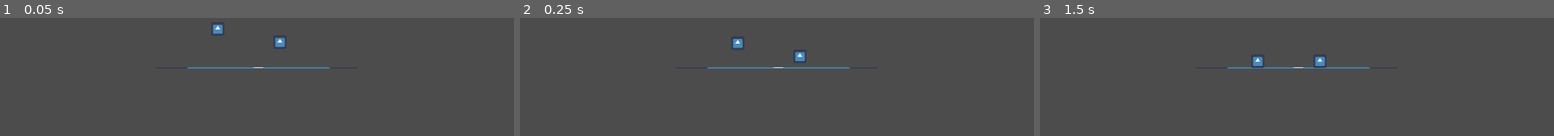
Above: before the commit, frames 1-3 (left to right).
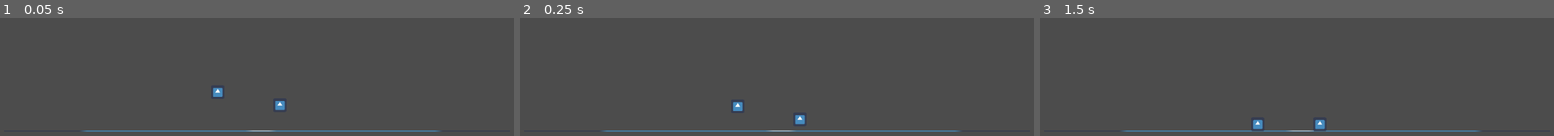
Above: after the commit, the same moments.

Repository: Clockknight/Chrono-Conflict
Game: Godot game, scene res://Scenes/map.tscn
Same seed, same stepped clock (60 frames per second), same inputs: the game is played once before the commit and once after it. The engine's default icon, where the game draws it, is replaced by a stand-in: a white triangle on a blue panel in a dark square.
Inputs:
- Up to frame 1 (0.05 s): no input
- Up to frame 2 (0.25 s): no input
- Up to frame 3 (1.5 s): tap Enter at 1.25 s

The runs differ from the first frame. In frame 1, 1.7% of the frame differs, in the area x 15-86%, y 5-97%; in frame 2, 1.7%; in frame 3, 1.7%.

Commit message:
reconfigure map 1 camera and floor to be more viewable

Diff:
--- a/Scenes/map.tscn
+++ b/Scenes/map.tscn
@@ -10,12 +10,13 @@
 [node name="Scene" type="Node2D"]
 
 [node name="Camera2D" type="Camera2D" parent="."]
+offset = Vector2( 0, -600 )
 current = true
 zoom = Vector2( 5, 5 )
 editor_draw_drag_margin = true
 
 [node name="test_Groundline" type="Sprite" parent="."]
-scale = Vector2( 30, 0.2 )
+scale = Vector2( 75, 0.2 )
 texture = ExtResource( 2 )
 
 [node name="manager" type="Node" parent="."]
